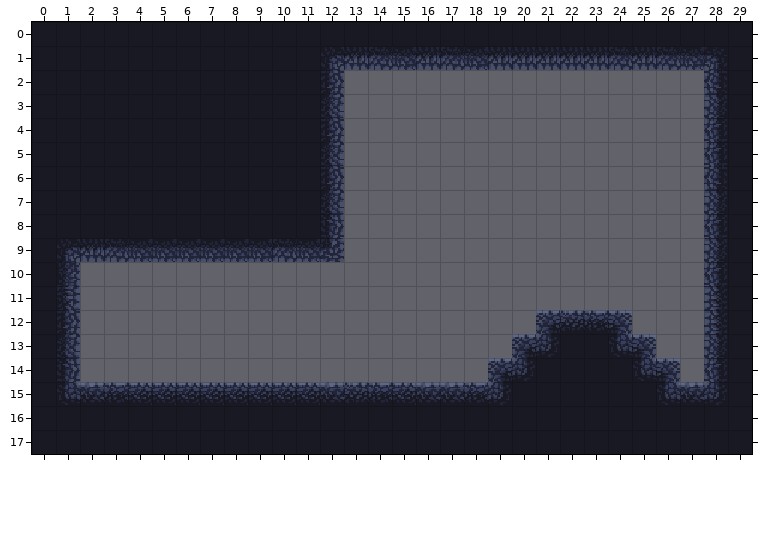
Level history. Tiled map: assets/game/tutorial_map.tmx. This is how it looked before the edit.
Cells are 16x16 px. Shown: x 0..29, y 0..17.
After:
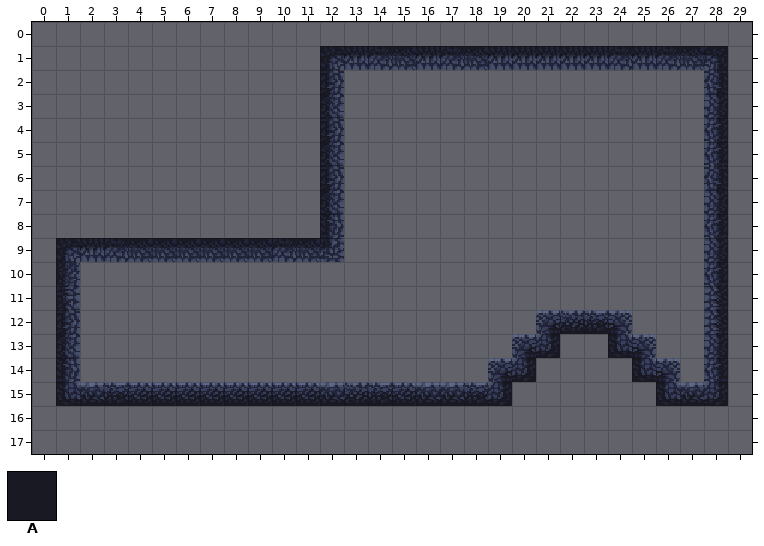
Key: from "main_tileset": A 39.
_ is an empty cell.
Tiles replaced or removed in this view: A.
Difference:
Changed rows in their new state; . is an unchanged cell.
Layer "MainCollision":
first column x 0:
 0 ______________________________
 1 ____________................._
 2 ____________................._
 3 ____________................._
 4 ____________................._
 5 ____________................._
 6 ____________................._
 7 ____________................._
 8 ____________................._
 9 _............................_
10 _............................_
11 _............................_
12 _............................_
13 _.....................__....._
14 _....................____...._
15 _...................______..._
16 ______________________________
17 ______________________________
